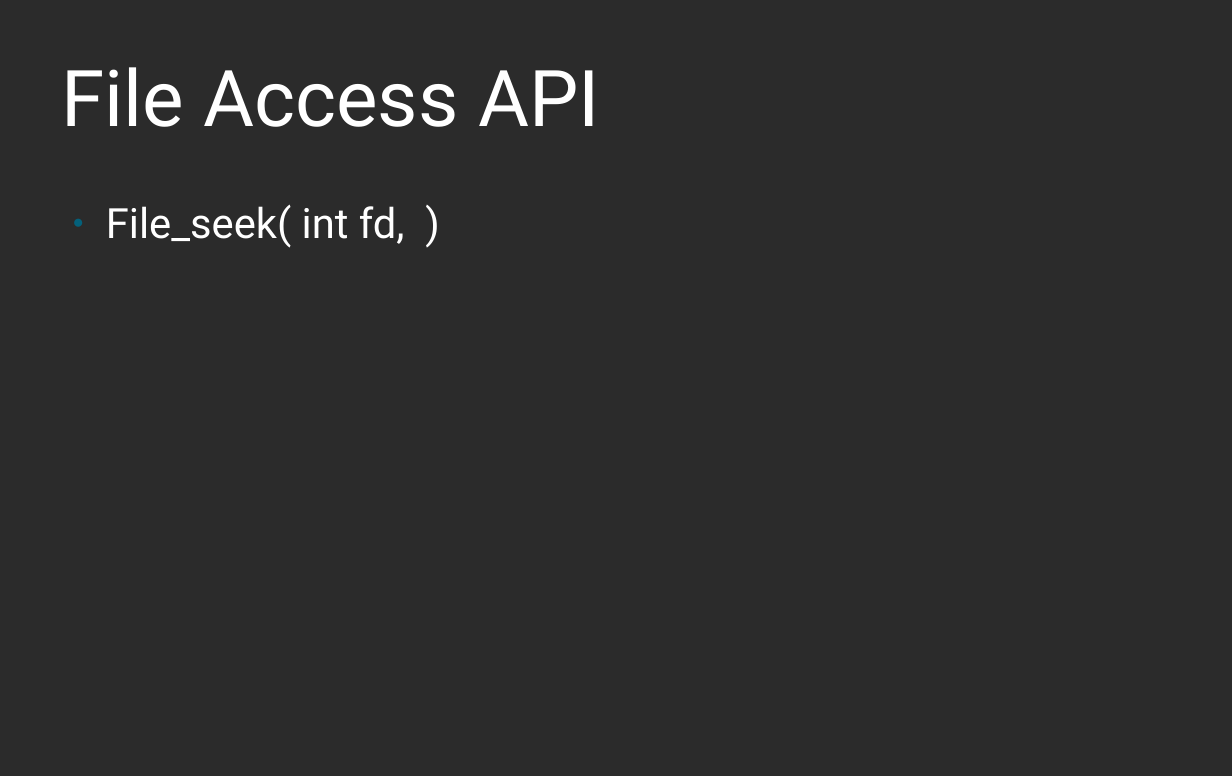
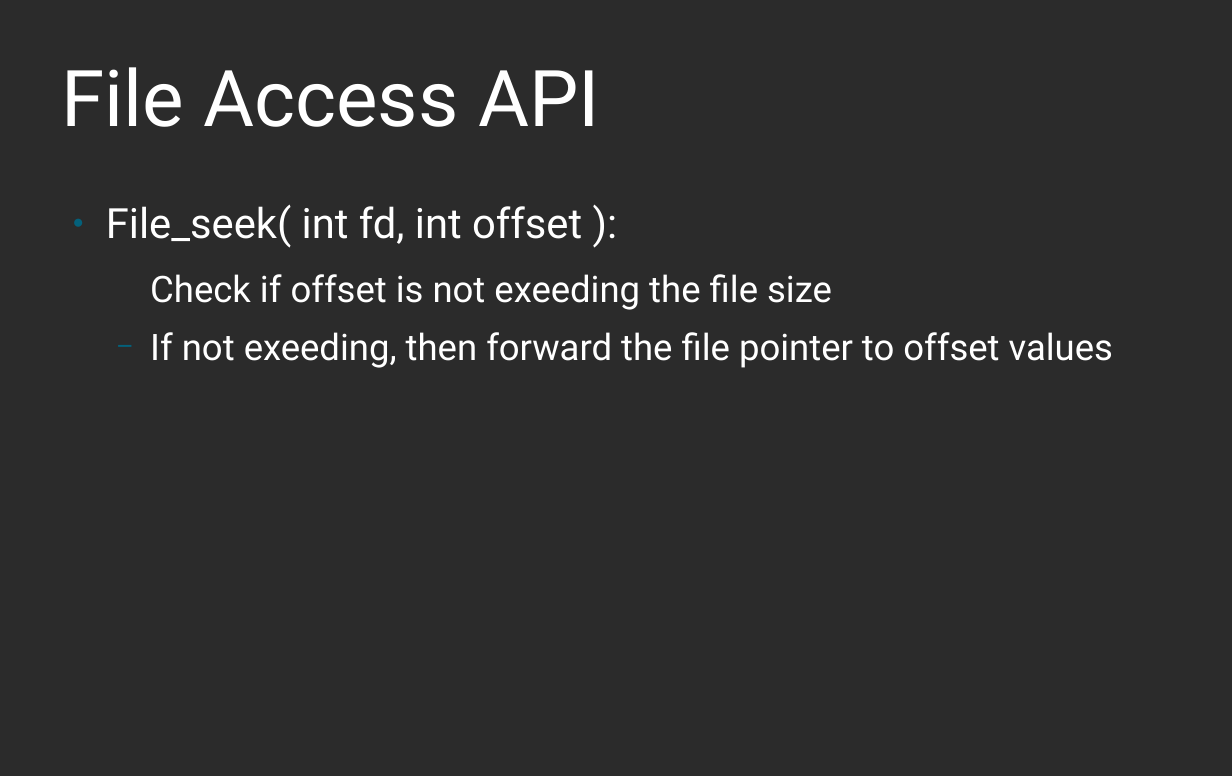
Before and after one commit to ankitmishra16/FIle-System, a slide deck: slide 15 of OS_Project_Report.odp. Drawn at 1232x776 pixels with LibreOffice and Linux fonts; fonts in the diff are those of the drawing; background and template pictures are left out; a plain dark background stands for a picture behind light text. Boxes give left, top, right and bottom in pixels: in the first picture for what was removed or moved away, otherwise in the second. Text is boxed around its words. In the diff, an @@ line names an element or a change of style, - is before the commit and + after.

```diff
--- a/OS_Project_Report.odp
+++ b/OS_Project_Report.odp
@@ text at <box>106,204,1113,368</box>: text changed; size 32 to 28 pt @@
-● File_seek( int fd, )
+● File_seek( int fd, int offset ):
+  Check if offset is not exeeding the file size
+  − If not exeeding, then forward the file pointer to offset values
```
Also in this commit, not shown: 6 slides added.
